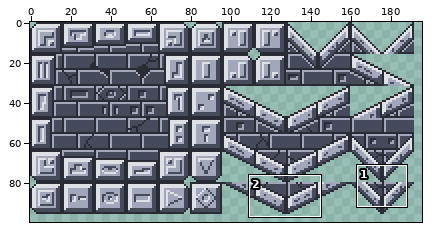
Two states of a pixel-art file, Assets/Art/Sprites/TilesetComplete.aseprite. The picture above shows the old version from afar; the outline marks the close-up.
Close-up. Before the edit:
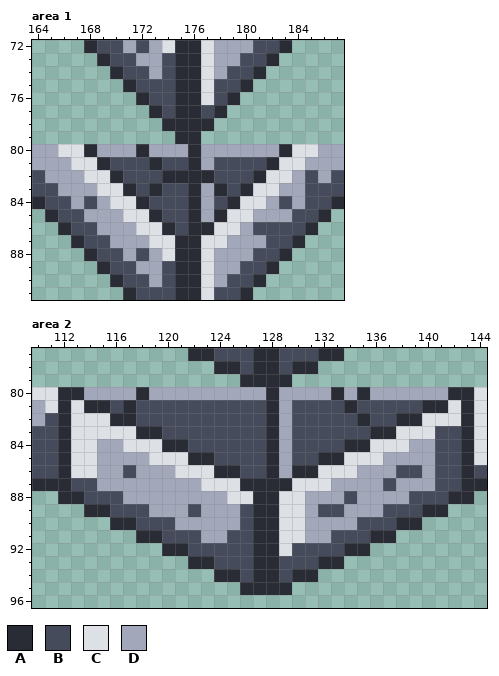
384x384 pixels, 1 frame. Shown: area 1: x 164..187, y 72..91; area 2: x 110..144, y 77..96. The wide view leaves out empty margins. The commit also changed other parts of the picture, which this record leaves out.
Palette (. is transparent): A #292b35  B #464b5c  C #dde1e6  D #a2a7ba
Pixels before, area 1, first column x 164:
72 ....ABBDBDCAACDDDBBA....
73 .....ABBDDBAACDDBBA.....
74 ......ABBDBAACDBBA......
75 .......ABBBAACBBA.......
76 ........ABBAACBA........
77 .........ABAABA.........
78 ..........AAAA..........
79 ...........AA...........
80 DDCCADDDADDDADDDDDDACCDD
81 DDDCCABBBABBADBBBBACCDDD
82 BDDDCCABBBAAAABBBACCDBDB
83 BBDDDCCABABBADABACCDDBBB
84 ABBDBDCCABBBADBACCDBDBBA
85 .ABBDDDCCABBADACCDDDBBA.
86 ..ABBDDDCCABAACCDBBBBA..
87 ...ABBDDDCCAACCDDDBBA...
88 ....ABBDBDCAACDDDBBA....
89 .....ABBDDBAACDDBBA.....
90 ......ABBDBAACDBBA......
91 .......ABBBAACBBA.......
Pixels before, area 2, first column x 110:
77 ............AABBBAABBBAA...........
78 ..............AABAABAA.............
79 ................AAAA...............
80 CCAADDDDADDDDDDDDDADDDDADADDDDDDAAC
81 DCACAABABBBBBBBBBBADBBBBABBBBBAACAC
82 DBACCCAABBBBBBBBBBADBBBBBABBAACCCAC
83 BBACCCCCAABBBBBBBBADBBBBBBAACCCBBAC
84 BBACCDDCCCAABBBBBBADBBBBAACCCDDBBAC
85 BBACCDDDDCCCAABBBBADBBAACCCDDDDBBAC
86 BBACCDDBDDDCCCAABBADAACCCDDDBBDBBAB
87 AAABBDDDDDDDDCCCAAAACCCDDDDBDDDBBAA
88 ..AABBBDDDDDDDDCCAACCDDDBDDDDBBBAA.
89 ....AABBBDDDBDDDBAACCDBBDDDBBBAA...
90 ......AABBBDDDDDBAACCDDDDBBBAA.....
91 ........AABBBDDBBAACCDDBBBAA.......
92 ..........AABBBBBAACBBBBAA.........
93 ............AABBBAABBBAA...........
94 ..............AABAABAA.............
95 ................AAAA...............
After:
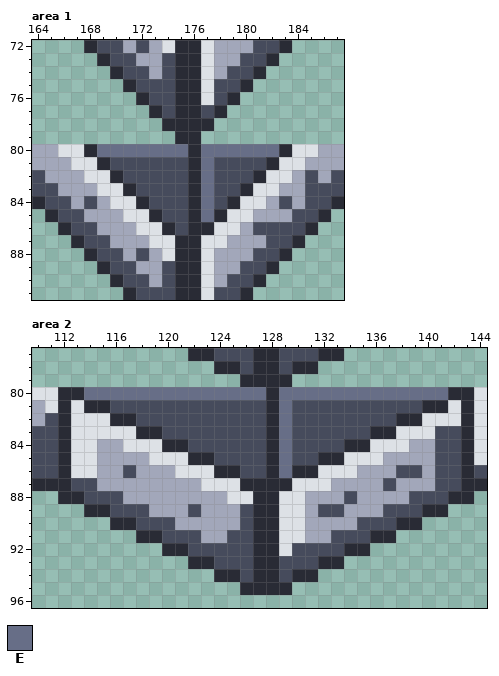
Colours new in this view: E #676e87
The author wrote: Updated bricks and corners
Diff:
Changed rows in their new state; - is an unchanged pixel.
Area 1, layer "Bricks":
first column x 169:
80 EEEEEEE-EEEEEE
81 ----B---E-----
82 -----BB-E-----
83 ----B---EB----
84 --------E-----
85 --------E-----
Area 2, layer "Bricks":
first column x 114:
80 EEEEEEEEEEEEEE-EEEEEEEEEEEEE
81 ---B-----------E----B-------
82 ---------------E-----B------
83 ---------------E------------
84 ---------------E------------
85 ---------------E------------
86 ---------------E------------
